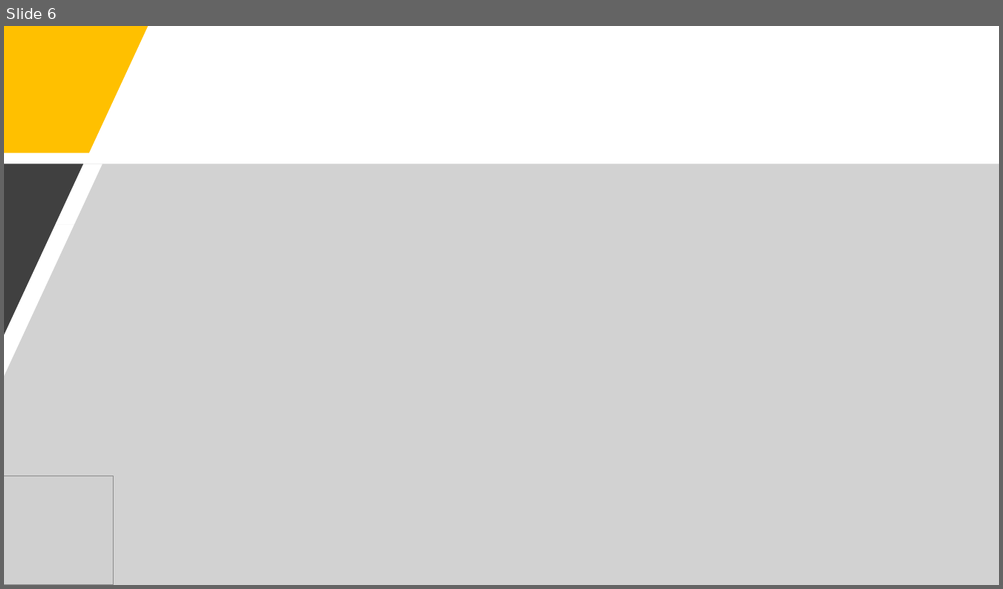
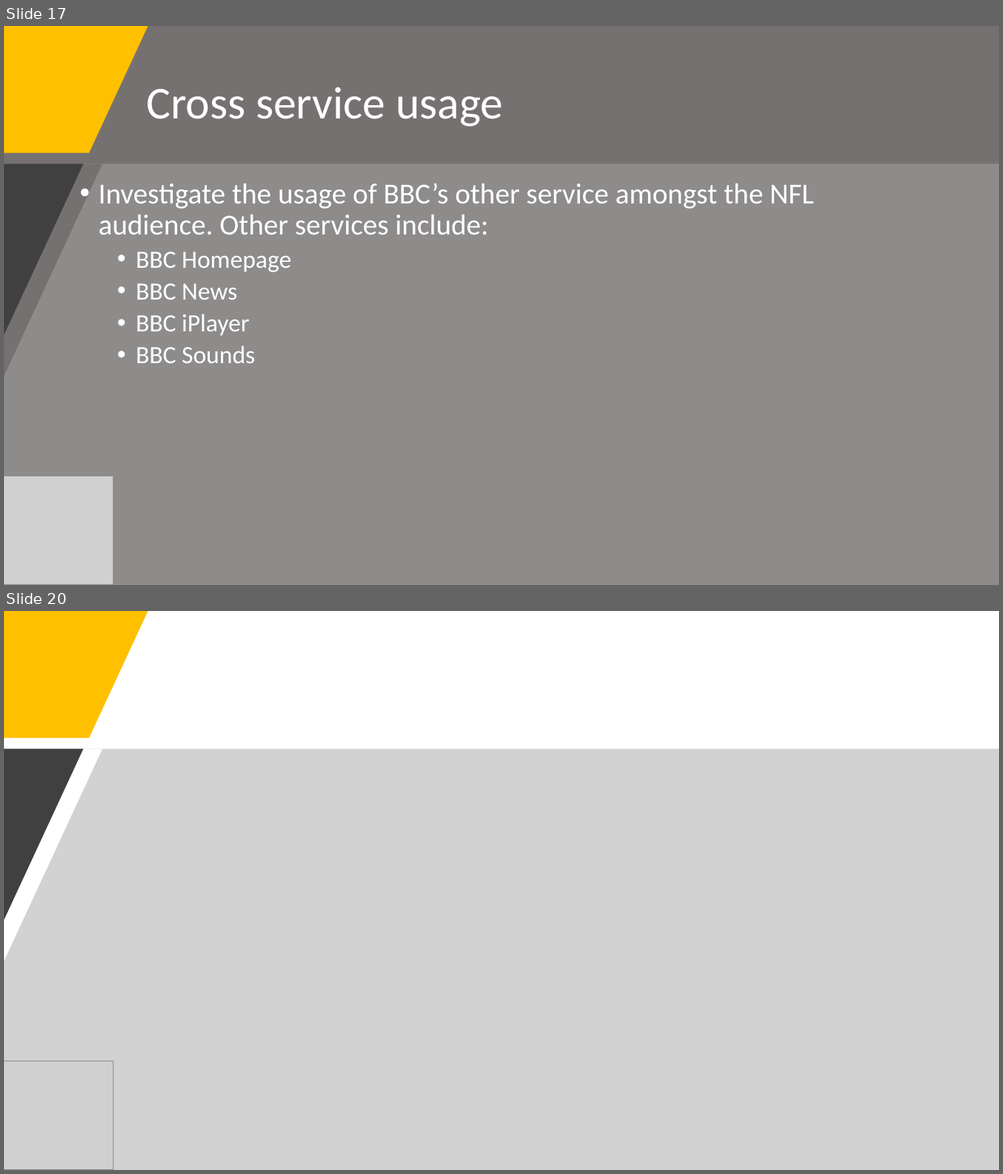
Before and after one commit to leonghchan/nfl-audience-analysis, a slide deck: NFL_Audience_Presentation.pptx. Shown one above the other, each under a label of ours: slide 6 before the commit, slides 17 and 20 after it; the slides between them are not shown. The pictures are 1003x589 and 1003x1174 pixels, drawn with LibreOffice and Linux fonts; fonts in the diff are those of the drawing; grey boxes stand for pictures. Boxes give left, top, right and bottom in pixels: in the first picture for what was removed or moved away, otherwise in the second. Text is boxed around its words. In the diff, an @@ line names an element or a change of style, - is before the commit and + after.

```diff
--- a/NFL_Audience_Presentation.pptx
+++ b/NFL_Audience_Presentation.pptx
@@ slide 17 added at <box>4,26,999,585</box>, background #767171 @@
@@ freeform shape added at <box>4,26,148,153</box>, fill #FFC000 @@
@@ title added at <box>146,87,503,127</box>, 44 pt, text #FFFFFF @@
+Cross service usage
@@ freeform shape added at <box>4,164,999,585</box>, fill #A6A6A6 at 50% opacity @@
@@ freeform shape added at <box>4,164,83,335</box>, fill #404040 @@
@@ text added at <box>99,184,814,363</box>, 28 pt, text #FFFFFF @@
+• Investigate the usage of BBC’s other service amongst the NFL audience. Other services include:
+  • BBC Homepage
+  • BBC News
+  • BBC iPlayer
+  • BBC Sounds
@@ picture added at <box>4,476,114,585</box> @@
@@ what was slide 6 is now slide 20 @@
```
Also in this commit, not shown: 3 slides changed, 14 other slides added, 4 slides removed, 9 other files.
